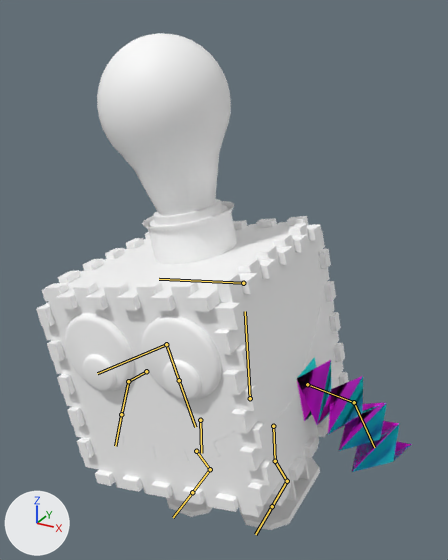
Before and after pictures for a commit that changed the FBX model Experimental/Klappy/Animations/Stamp Animation Single.fbx.
Rendered twice from a 50 mm lens placed at (2.91, -5.47, 5.58), pointed at (-0.03, -0.12, 2.91). The axes (+X, +Y, +Z) are drawn at lower left. The lights are the same throughout. The picture after the commit comes second. Both versions are drawn at frame 1 of the action 'Robot|Robot.001|Take 001|BaseLayer'; the numbers are the values there. The bones that change, and the others that lie on the model, are drawn over the model as lines.

Names of what the first picture shows: 'DNT'.
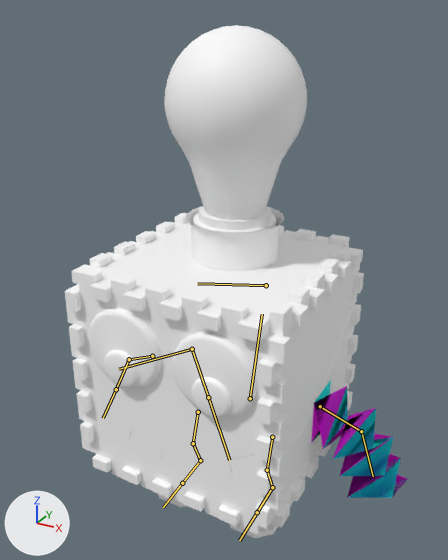
What differs and where, as boxes (x1, y1, x2, y2) in the pictures (448 x 560 px):
'DNT', posed (9% narrower)
    before: (36, 33, 412, 530)
    after: (65, 25, 407, 538)
bone 'Base', root to tip
    before: (250, 398) to (245, 311)
    after: (250, 398) to (262, 314)
bone 'Leg_R', root to tip
    before: (273, 426) to (275, 461)
    after: (272, 437) to (267, 470)
bone 'Knee_L', root to tip
    before: (196, 451) to (210, 469)
    after: (193, 443) to (200, 460)
bone 'Foot_L', root to tip
    before: (210, 469) to (192, 492)
    after: (200, 460) to (182, 483)

The change, as a diff of the scene's bpy script:
```diff
--- a/Experimental/Klappy/Animations/Stamp Animation Single.fbx.py
+++ b/Experimental/Klappy/Animations/Stamp Animation Single.fbx.py
@@ bone_base @@
 bone_base = bpy.data.objects['Robot'].pose.bones['Base']
-bone_base.rotation_quaternion = (0.994, 0.0, -0.029, 0.106)  # degrees (0, -3, 12)
+bone_base.rotation_quaternion = (1.0, 0.0, 0.0, 0.0)  # degrees (0, 0, 0)
@@ bone_leg_r @@
 bone_leg_r = bpy.data.objects['Robot'].pose.bones['Leg_R']  # child of 'Base'
-bone_leg_r.location = (0.014, -0.044, 0.008)
+bone_leg_r.location = (0.0, 0.0, 0.0)
@@ bone_knee_l @@
 bone_knee_l = bpy.data.objects['Robot'].pose.bones['Knee_L']  # child of 'Leg_L'
-bone_knee_l.location = (0.007, -0.016, 0.07)
+bone_knee_l.location = (0.0, 0.0, 0.0)
@@ bone_foot_l @@
 bone_foot_l = bpy.data.objects['Robot'].pose.bones['Foot_L']  # child of 'Knee_L'
-bone_foot_l.rotation_quaternion = (0.994, 0.007, -0.11, 0.0)  # degrees (1, -13, 0)
+bone_foot_l.rotation_quaternion = (1.0, 0.0, 0.0, 0.0)  # degrees (0, 0, 0)
```
